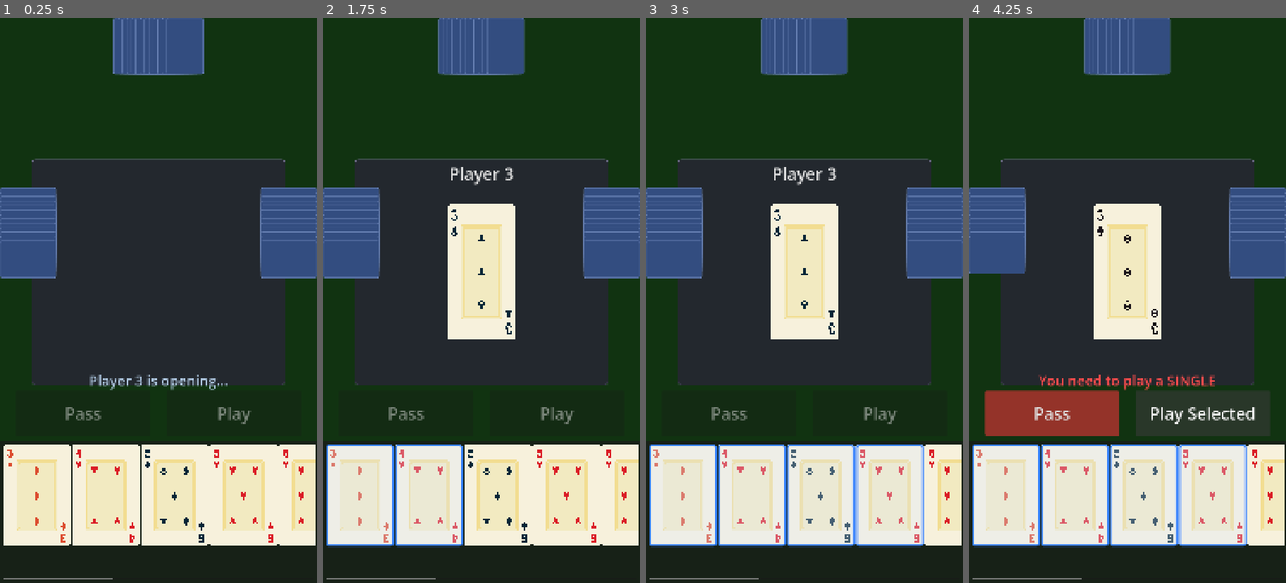
Above: before the commit, frames 1-4 (left to right).
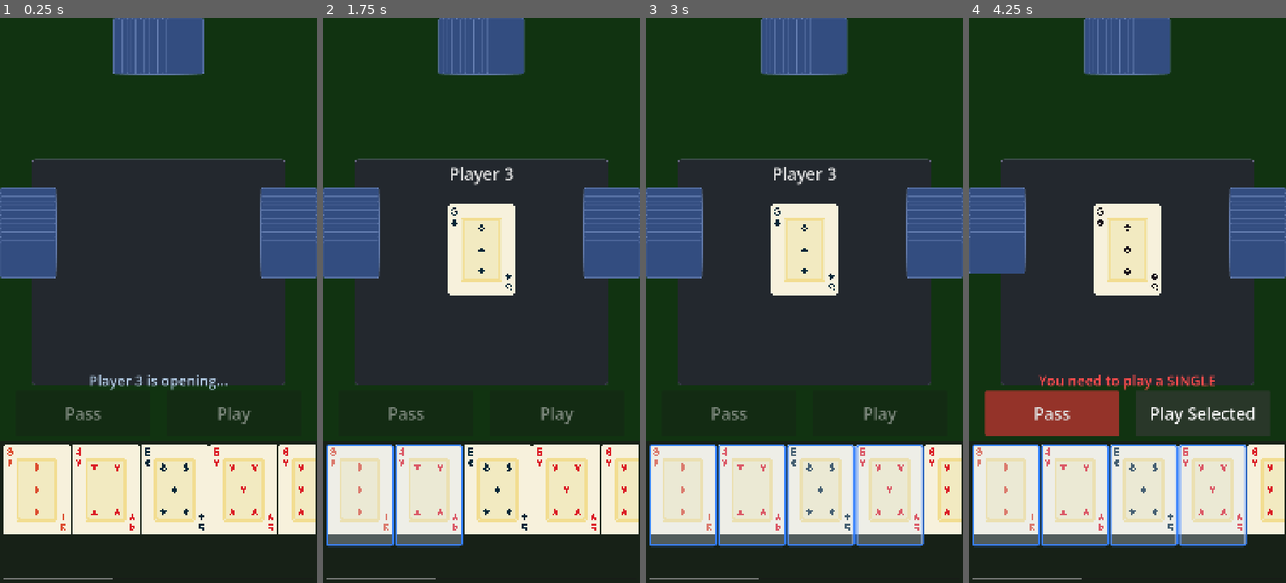
Above: after the commit, the same moments.

Repository: binhrobles/thirteen
Game: Godot game, scene res://scenes/main.tscn
Same seed, same stepped clock (60 frames per second), same inputs: the game is played once before the commit and once after it.
Inputs (mouse positions are in pixels of both pictures, inside the frame that each line leads up to):
- Up to frame 1 (0.25 s): no input
- Up to frame 2 (1.75 s): tap Enter at 0.5 s; move the mouse to (361, 498) at 0.52 s; click (361, 498) at 0.67 s; tap Space at 1.25 s; move the mouse to (427, 498) at 1.27 s; click (427, 498) at 1.42 s
- Up to frame 3 (3 s): tap Enter at 2 s; move the mouse to (820, 498) at 2.02 s; click (820, 498) at 2.17 s; tap Space at 2.75 s; move the mouse to (890, 498) at 2.77 s; click (890, 498) at 2.92 s
- Up to frame 4 (4.25 s): click "Play Selected" at 3.5 s

The runs differ from the first frame. In frame 1, 4.2% of the frame differs, in the area x 1-100%, y 75-94%; in frame 2, 6.1%, in the area x 1-100%, y 33-94%; in frame 3, 5.6%; in frame 4, 5.6%.

Commit message:
Fix vertical card stretching in play area
Changed from STRETCH_SCALE to STRETCH_KEEP_ASPECT to maintain proper
card proportions. Cards now display correctly without distortion in
the center play area.

Co-Authored-By: Claude Sonnet 4.5 <noreply@anthropic.com>

Diff:
--- a/scripts/card_sprite.gd
+++ b/scripts/card_sprite.gd
@@ -47,8 +47,8 @@
 	texture_rect = TextureRect.new()
 	texture_rect.anchor_right = 1.0
 	texture_rect.anchor_bottom = 1.0
-	texture_rect.stretch_mode = TextureRect.STRETCH_SCALE  # Scale to fill
-	texture_rect.expand_mode = TextureRect.EXPAND_IGNORE_SIZE  # Ignore texture size
+	texture_rect.stretch_mode = TextureRect.STRETCH_KEEP_ASPECT  # Maintain aspect ratio
+	texture_rect.expand_mode = TextureRect.EXPAND_FIT_HEIGHT  # Scale to fit height
 	texture_rect.texture_filter = CanvasItem.TEXTURE_FILTER_NEAREST  # Crisp pixels
 	texture_rect.mouse_filter = Control.MOUSE_FILTER_IGNORE
 	add_child(texture_rect)
